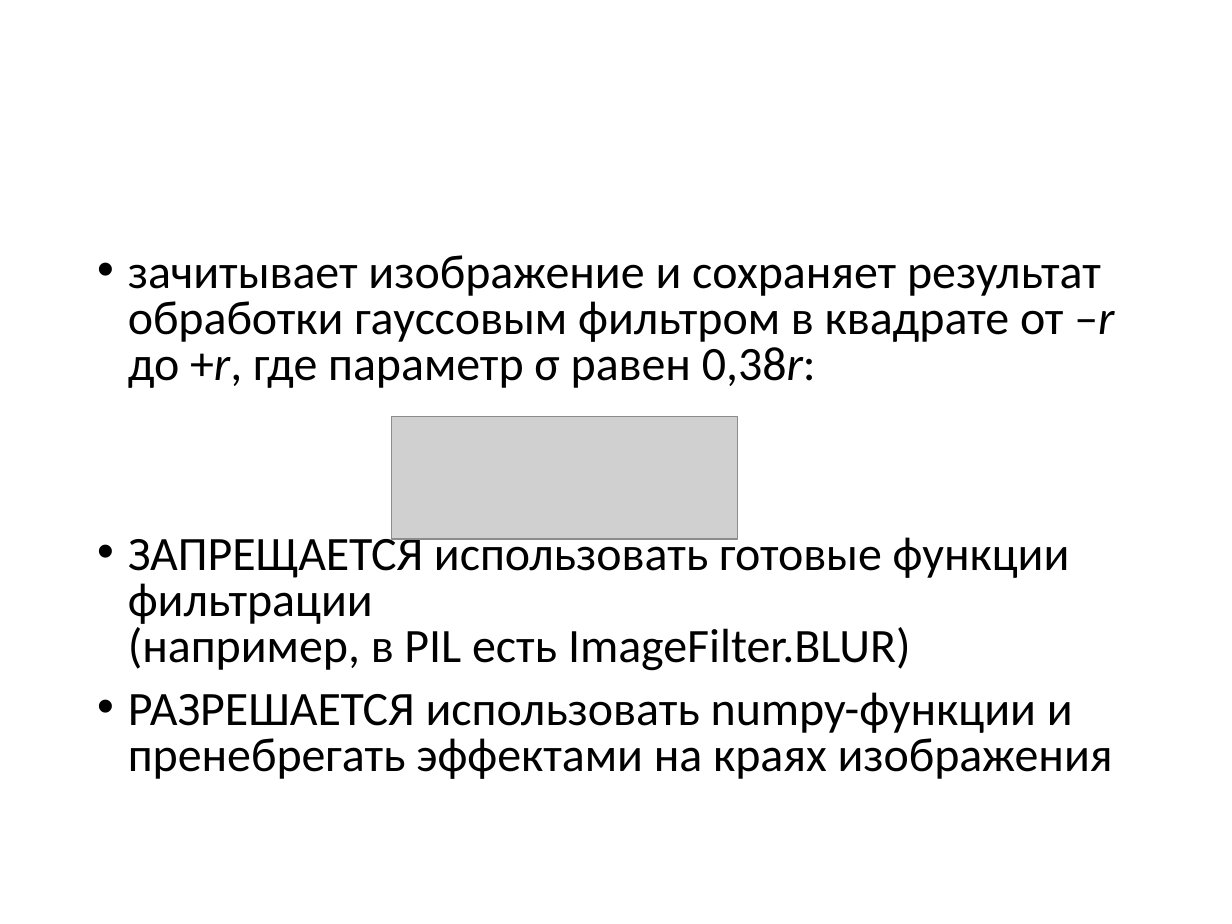
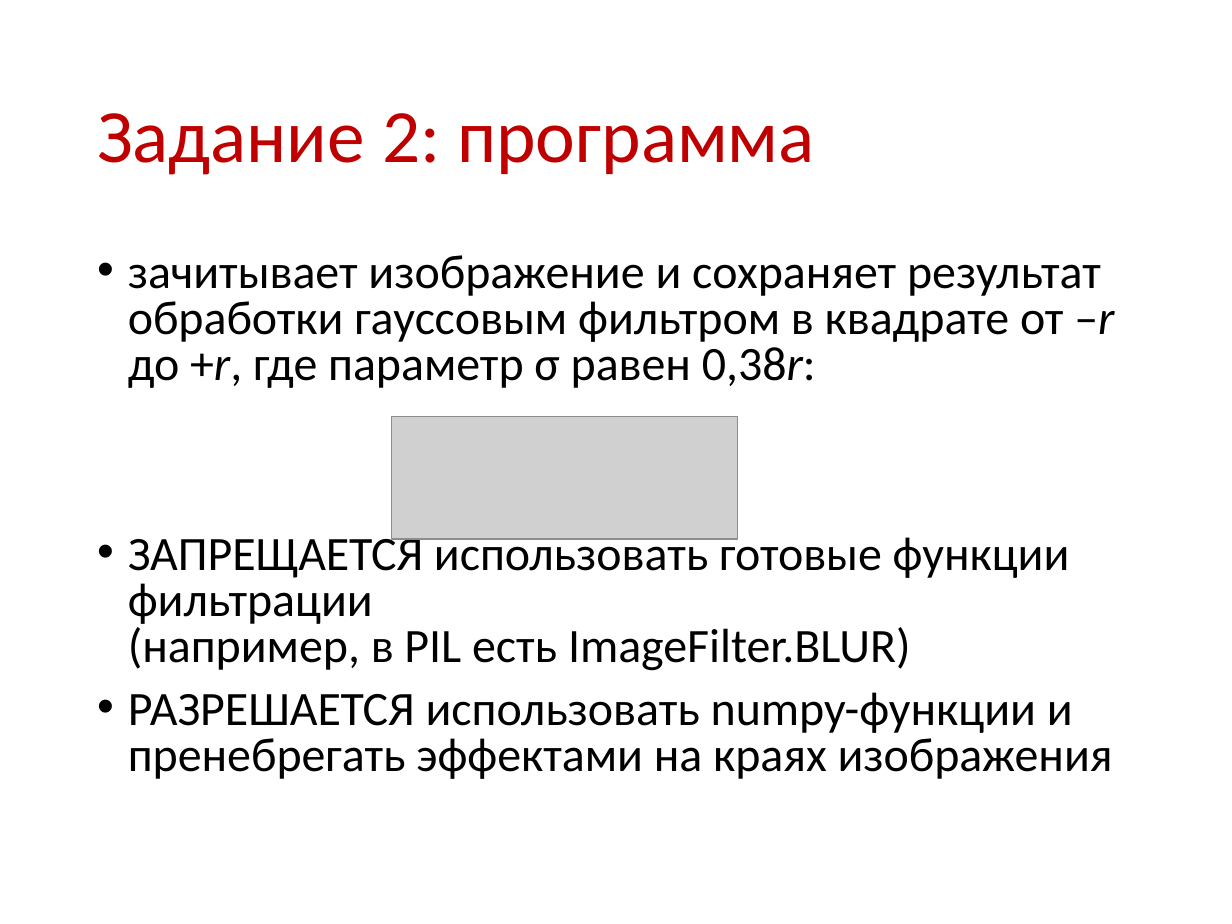
Before and after one commit to fiit15py/l02blur-tatakae1337, a slide deck: slide 26 of l02blur.pptx (slide 25 before the commit). Drawn at 1232x924 pixels with LibreOffice and Linux fonts; fonts in the diff are those of the drawing; grey boxes stand for pictures. Boxes give left, top, right and bottom in pixels: in the first picture for what was removed or moved away, otherwise in the second. Text is boxed around its words. In the diff, an @@ line names an element or a change of style, - is before the commit and + after.

```diff
--- a/l02blur.pptx
+++ b/l02blur.pptx
@@ title added at (x1=97, y1=113, x2=815, y2=175), 44 pt, text #C00000 @@
+Задание 2: программа
```
Also in this commit, not shown: 1 other slide changed, 1 slide added, 1 other file.
